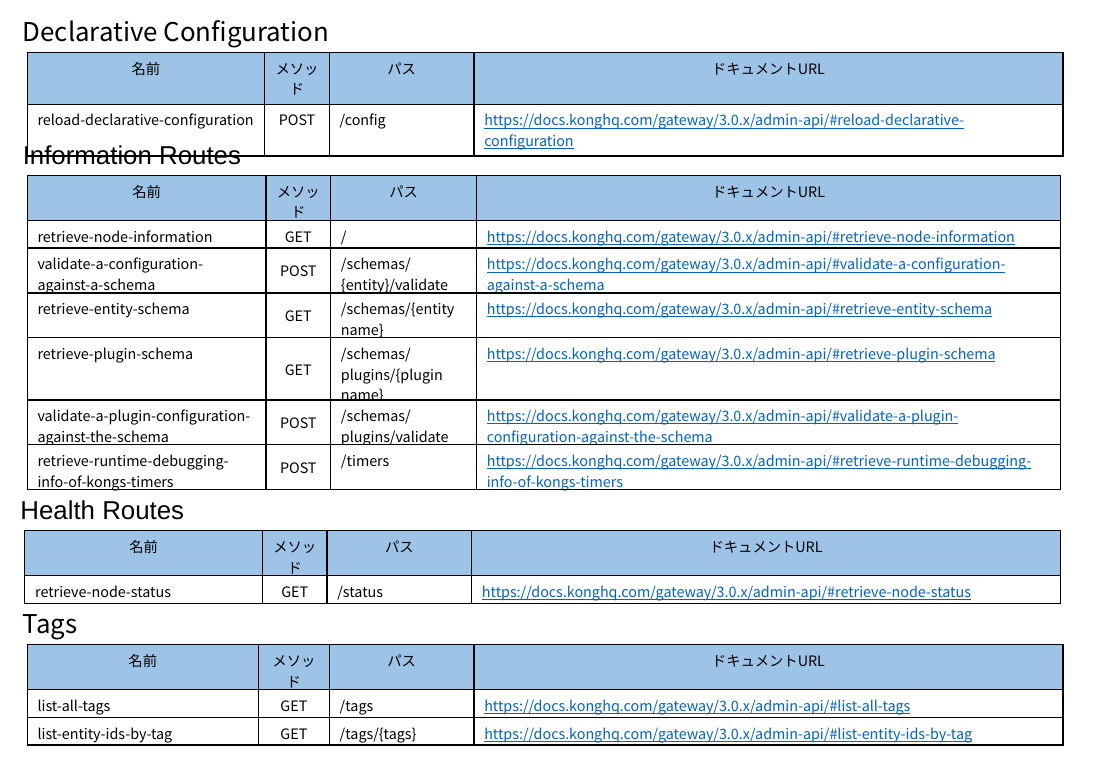
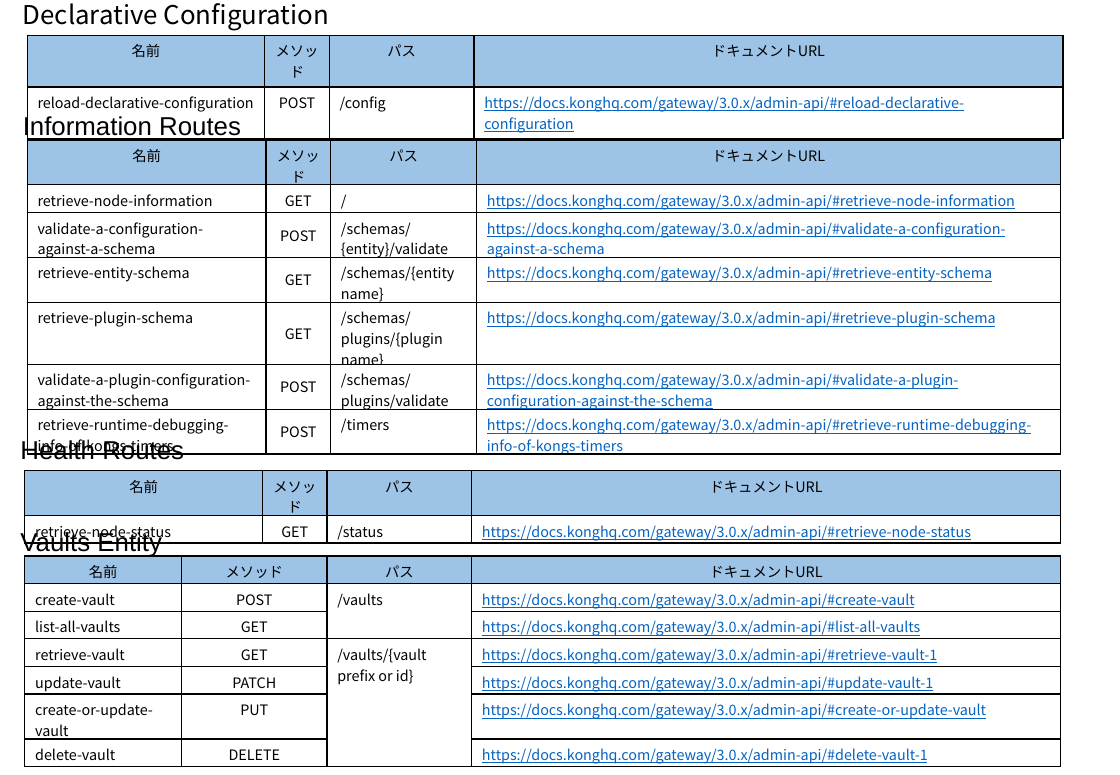
Before and after one commit to david3080/kongadminapi, a slide deck: slide 12 of KongAdminAPI.pptx (slide 11 before the commit). Drawn at 1120x775 pixels with LibreOffice and Linux fonts; fonts in the diff are those of the drawing. Boxes give left, top, right and bottom in pixels: in the first picture for what was removed or moved away, otherwise in the second. Text is boxed around its words. In the diff, an @@ line names an element or a change of style, - is before the commit and + after.

```diff
--- a/KongAdminAPI.pptx
+++ b/KongAdminAPI.pptx
@@ text "Declarative Configuration": place and size @@
-text "Declarative Configuration" at (23,20,329,48)
+text "Declarative Configuration" at (23,3,329,30)
@@ table: place and size @@
-table at (27,53,1064,226)
+table at (27,35,1064,191)
@@ text "Information Routes" rewrapped from (23,143,241,165) to (23,114,241,141) @@
@@ table: place and size @@
-table at (27,176,1061,495)
+table at (27,140,1061,497)
@@ text "Health Routes": place and size @@
-text "Health Routes" at (20,500,184,520)
+text "Health Routes" at (20,438,184,460)
@@ table: place and size @@
-table at (25,532,1062,605)
+table at (25,471,1062,664)
@@ text added at (20,530,162,557), 18 pt, text #000000 @@
+Vaults Entity
@@ table at (25,556,1062,768) @@
-row 2: list-all-tags | GET | /tags | https://docs.konghq.com/gateway/3.0.x/admin-api/#list-all-tags
-row 3: list-entity-ids-by-tag | GET | /tags/{tags} | https://docs.konghq.com/gateway/3.0.x/admin-api/#list-entity-ids-by-tag
+row 2: create-vault | POST | /vaults | https://docs.konghq.com/gateway/3.0.x/admin-api/#create-vault
+row 3: list-all-vaults | GET |  | https://docs.konghq.com/gateway/3.0.x/admin-api/#list-all-vaults
+row 4: retrieve-vault | GET | /vaults/{vault prefix or id} | https://docs.konghq.com/gateway/3.0.x/admin-api/#retrieve-vault-1
+row 5: update-vault | PATCH |  | https://docs.konghq.com/gateway/3.0.x/admin-api/#update-vault-1
+row 6: create-or-update-vault | PUT |  | https://docs.konghq.com/gateway/3.0.x/admin-api/#create-or-update-vault
+row 7: delete-vault | DELETE |  | https://docs.konghq.com/gateway/3.0.x/admin-api/#delete-vault-1
@@ table: place and size @@
-table at (27,645,1064,747)
+table at (25,556,1062,768)
@@ text removed at (23,614,78,640) @@
-Tags
```
Also in this commit, not shown: 3 other slides changed, 2 other files.
